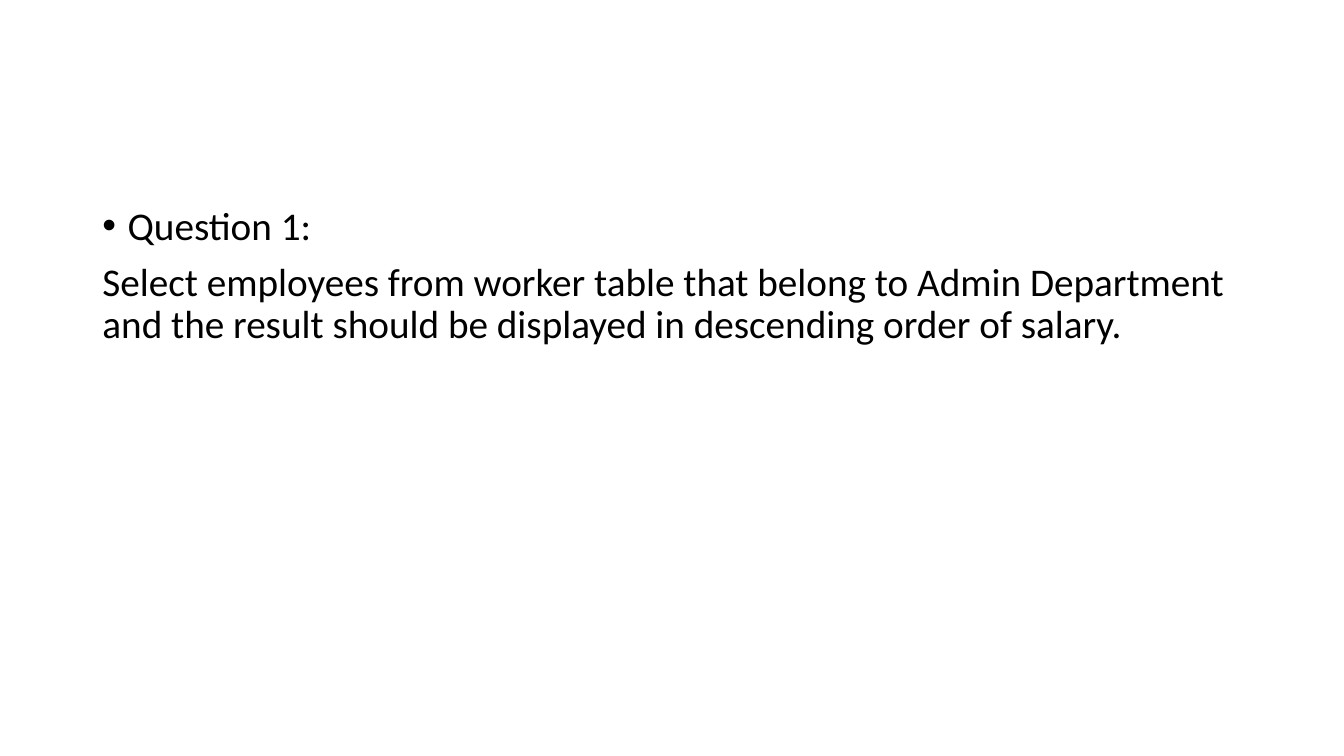
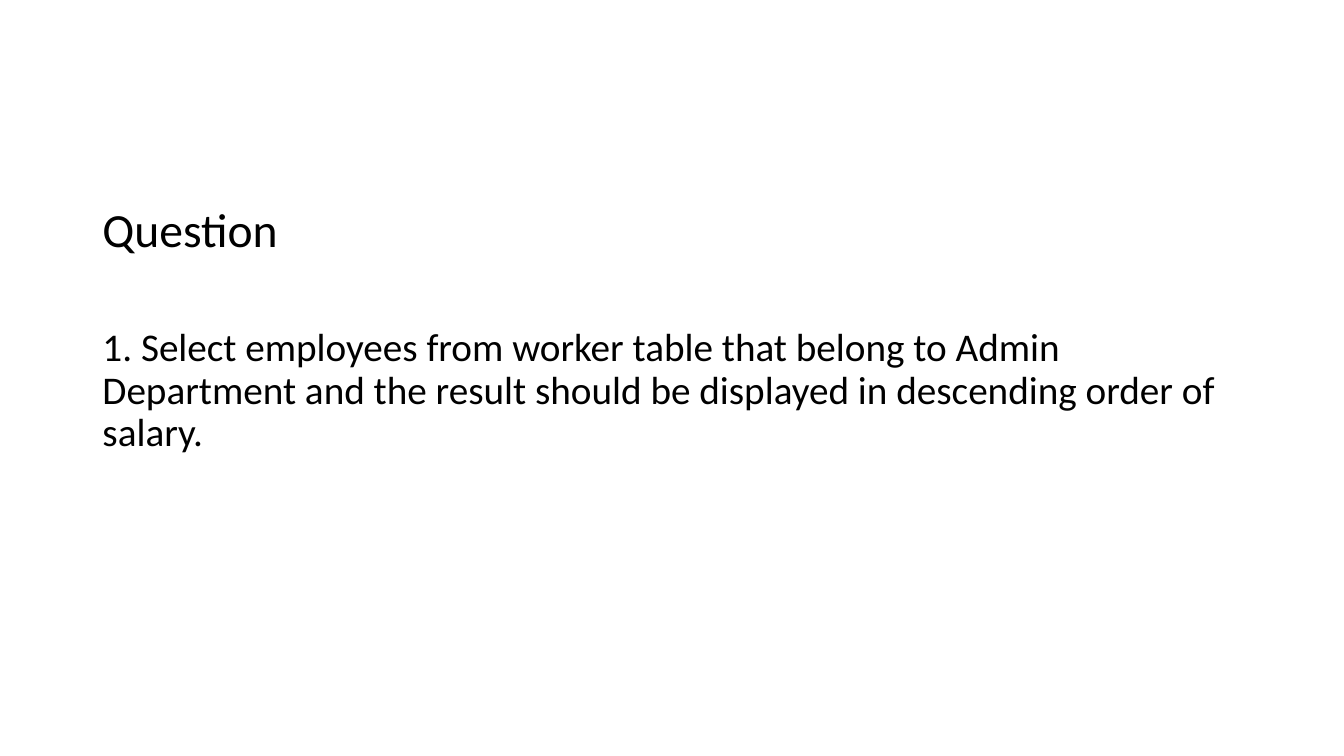
Before and after one commit to vvthakral/data-science-bootcamp, a slide deck: slide 17 of week-2-sql/sql.pptx. Drawn at 1344x756 pixels with LibreOffice and Linux fonts; fonts in the diff are those of the drawing. Boxes give left, top, right and bottom in pixels: in the first picture for what was removed or moved away, otherwise in the second. Text is boxed around its words. In the diff, an @@ line names an element or a change of style, - is before the commit and + after.

```diff
--- a/week-2-sql/sql.pptx
+++ b/week-2-sql/sql.pptx
@@ text at (102,214,1215,453): text changed @@
-• Question 1:
-Select employees from worker table that belong to Admin Department and the result should be displayed in descending order of salary.
+Question
+1. Select employees from worker table that belong to Admin Department and the result should be displayed in descending order of salary.
```
Also in this commit, not shown: 6 other slides changed, 4 other files.
